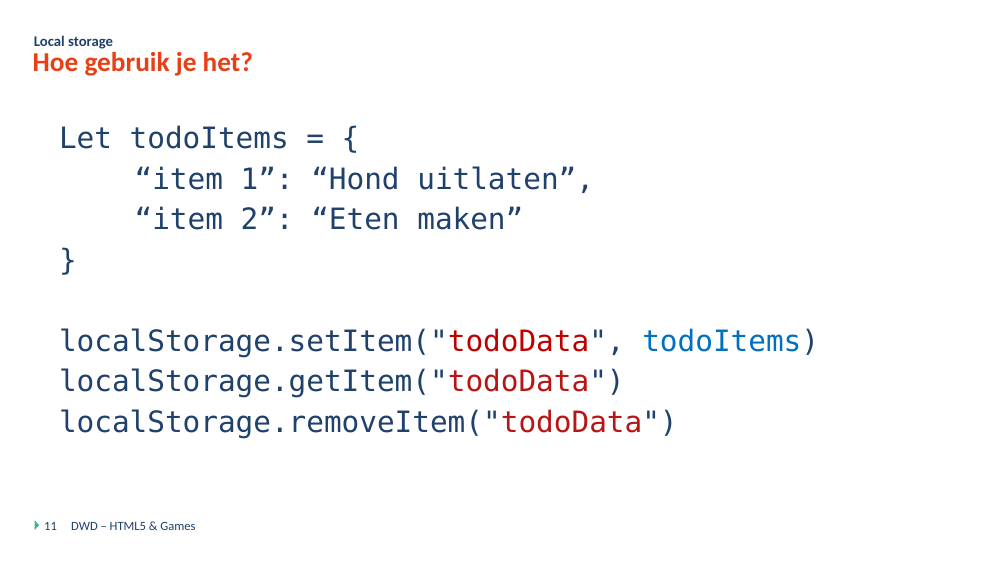
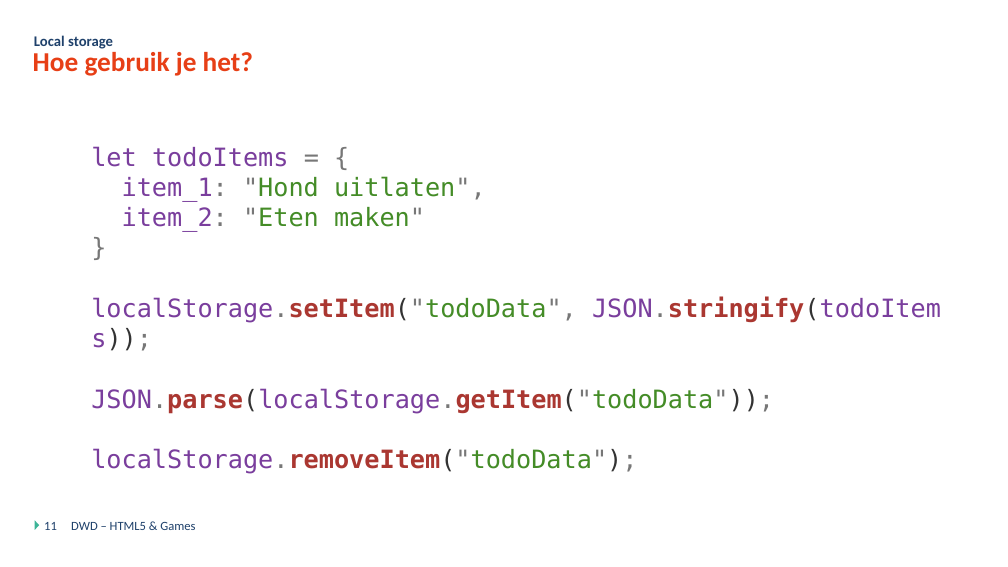
Before and after one commit to DmitriyVdE/Odisee_Bru_Dyn_Web_Dev_Opdracht, a slide deck: slide 11 of DWD - Javascript Games - Theorie.pptx. Drawn at 1008x567 pixels with LibreOffice and Linux fonts; fonts in the diff are those of the drawing; background and template pictures are left out. Boxes give left, top, right and bottom in pixels: in the first picture for what was removed or moved away, otherwise in the second. Text is boxed around its words. In the diff, an @@ line names an element or a change of style, - is before the commit and + after.

```diff
--- a/DWD - Javascript Games - Theorie.pptx
+++ b/DWD - Javascript Games - Theorie.pptx
@@ text "let todoItems = {" moved from (x1=59, y1=125, x2=819, y2=438) to (x1=91, y1=146, x2=941, y2=474) @@
@@ text "let todoItems = {" at (x1=91, y1=146, x2=941, y2=474): size 28 to 24 pt, text colour #1F416B to #777777 in "}"; list level 2 to 1 in "}" @@
@@ text at (x1=91, y1=146, x2=486, y2=232): text changed; size 28 to 24 pt; text colour #1F416B to #7A3E9D @@
-  Let todoItems = {
-  “item 1”: “Hond uitlaten”,
-  “item 2”: “Eten maken”
+let todoItems = {
+item_1: "Hond uitlaten",
+item_2: "Eten maken"
@@ text at (x1=91, y1=296, x2=941, y2=474): text changed; size 28 to 24 pt; text colour #1F416B to #7A3E9D @@
-  localStorage.setItem("todoData", todoItems)
-  localStorage.getItem("todoData")
-  localStorage.removeItem("todoData")
+localStorage.setItem("todoData", JSON.stringify(todoItems));
+JSON.parse(localStorage.getItem("todoData"));
+localStorage.removeItem("todoData");
```
Also in this commit, not shown: 1 other slide changed, 4 other files.
